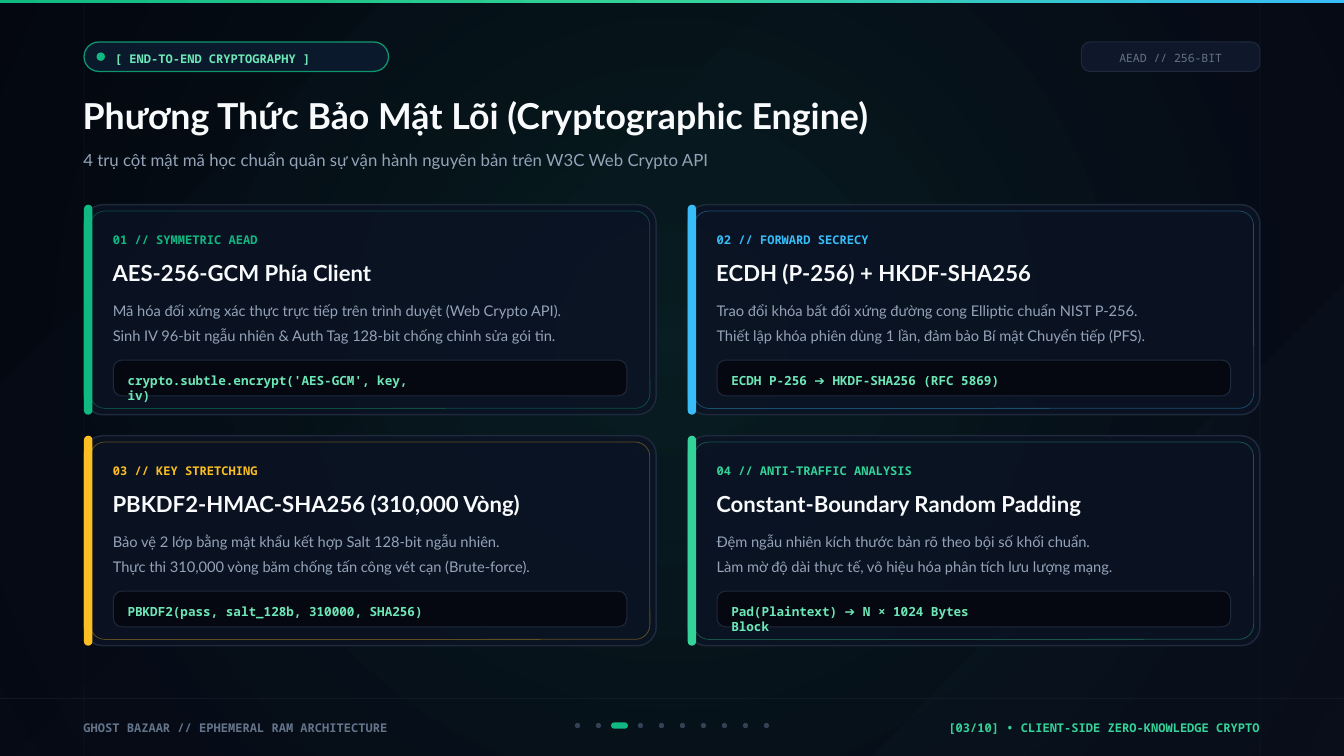
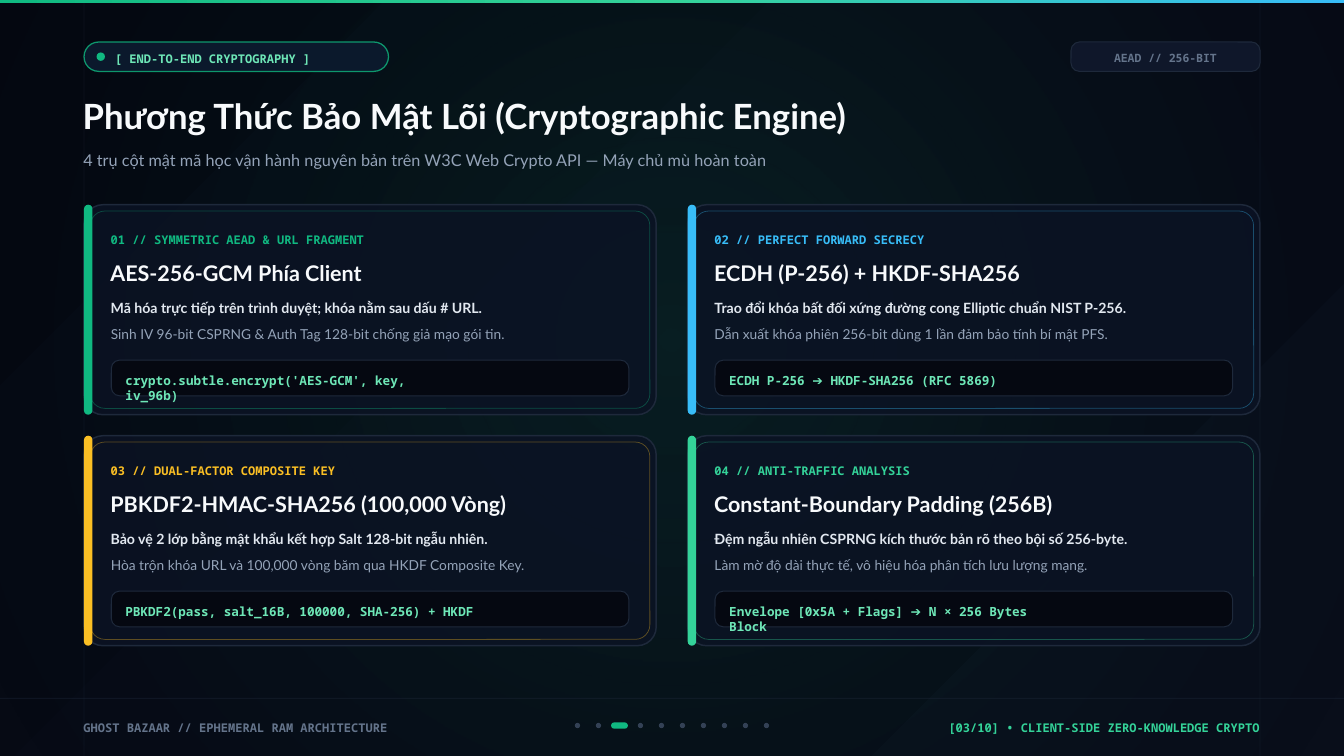
Before and after one commit to NgHuuPhu244/MQTT, a slide deck: slide 3 of Ghost_Bazaar_Presentation_Deck.pptx. Drawn at 1344x756 pixels with LibreOffice and Linux fonts; fonts in the diff are those of the drawing. Boxes give left, top, right and bottom in pixels: in the first picture for what was removed or moved away, otherwise in the second. Text is boxed around its words. In the diff, an @@ line names an element or a change of style, - is before the commit and + after.

Commit message:
fix(ppt): fix SVG bounds overlap, text overflow, Vietnamese word splitting, and sync crypto specs (100k PBKDF2, 256B padding)

```diff
--- a/Ghost_Bazaar_Presentation_Deck.pptx
+++ b/Ghost_Bazaar_Presentation_Deck.pptx
@@ rounded rectangle: place and size @@
-rounded rectangle at [1082, 42, 1260, 72]
+rounded rectangle at [1071, 42, 1260, 72]
@@ text "AEAD // 256-BIT" at [1114, 54, 1217, 62]: bold on @@
@@ text "Phương Thức Bảo Mật Lõi ..." at [83, 102, 846, 136]: size 25.5 to 24.8 pt @@
@@ text at [83, 154, 766, 169]: text changed; size 12 to 11.6 pt @@
-4 trụ cột mật mã học chuẩn quân sự vận hành nguyên bản trên W3C Web Crypto API
+4 trụ cột mật mã học vận hành nguyên bản trên W3C Web Crypto API — Máy chủ mù hoàn toàn
@@ text at [111, 235, 364, 244]: text changed @@
-01 // SYMMETRIC AEAD
+01 // SYMMETRIC AEAD & URL FRAGMENT
@@ text at [714, 235, 925, 244]: text changed @@
-02 // FORWARD SECRECY
+02 // PERFECT FORWARD SECRECY
@@ text "AES-256-GCM Phía Client" at [110, 265, 362, 281]: size 15.8 to 15.4 pt @@
@@ text "ECDH (P-256) + HKDF-SHA256" at [714, 264, 1020, 284]: size 15.8 to 15.4 pt @@
@@ text "Trao đổi khóa bất đối ..." at [714, 301, 1126, 316]: size 10.5 to 10.1 pt, text colour #94A3B8 to #E2E8F0, bold on @@
@@ text at [111, 328, 504, 342]: text changed; size 10.5 to 9.8 pt @@
-Sinh IV 96-bit ngẫu nhiên & Auth Tag 128-bit chống chỉnh sửa gói tin.
+Sinh IV 96-bit CSPRNG & Auth Tag 128-bit chống giả mạo gói tin.
@@ text at [111, 301, 482, 316]: text changed; size 10.5 to 10.1 pt; text colour #94A3B8 to #E2E8F0; bold on @@
-Mã hóa đối xứng xác thực trực tiếp trên trình duyệt (Web Crypto API).
+Mã hóa trực tiếp trên trình duyệt; khóa nằm sau dấu # URL.
@@ text at [714, 327, 1108, 342]: text changed; size 10.5 to 9.8 pt @@
-Thiết lập khóa phiên dùng 1 lần, đảm bảo Bí mật Chuyển tiếp (PFS).
+Dẫn xuất khóa phiên 256-bit dùng 1 lần đảm bảo tính bí mật PFS.
@@ text at [125, 375, 405, 403]: text changed @@
-crypto.subtle.encrypt('AES-GCM', key, iv)
+crypto.subtle.encrypt('AES-GCM', key, iv_96b)
@@ fill #0B1324 at 84% opacity to #0B1324 at 85% opacity in 4 elements at [84, 205, 656, 414], [688, 205, 1260, 414], [84, 436, 656, 645], [688, 436, 1260, 645] @@
@@ text at [111, 466, 335, 475]: text changed @@
-03 // KEY STRETCHING
+03 // DUAL-FACTOR COMPOSITE KEY
@@ text at [110, 495, 506, 516]: text changed; size 15.8 to 15.4 pt @@
-PBKDF2-HMAC-SHA256 (310,000 Vòng)
+PBKDF2-HMAC-SHA256 (100,000 Vòng)
@@ text at [714, 495, 1052, 516]: text changed; size 15.8 to 15.4 pt @@
-Constant-Boundary Random Padding
+Constant-Boundary Padding (256B)
@@ text "Bảo vệ 2 lớp bằng ..." at [111, 532, 487, 547]: size 10.5 to 10.1 pt, text colour #94A3B8 to #E2E8F0, bold on @@
@@ text at [714, 532, 1127, 547]: text changed; size 10.5 to 10.1 pt; text colour #94A3B8 to #E2E8F0; bold on @@
-Đệm ngẫu nhiên kích thước bản rõ theo bội số khối chuẩn.
+Đệm ngẫu nhiên CSPRNG kích thước bản rõ theo bội số 256-byte.
@@ text at [111, 560, 525, 573]: text changed; size 10.5 to 9.8 pt @@
-Thực thi 310,000 vòng băm chống tấn công vét cạn (Brute-force).
+Hòa trộn khóa URL và 100,000 vòng băm qua HKDF Composite Key.
@@ text "Làm mờ độ dài thực ..." at [714, 559, 1087, 573]: size 10.5 to 9.8 pt @@
@@ text at [125, 606, 473, 619]: text changed @@
-PBKDF2(pass, salt_128b, 310000, SHA256)
+PBKDF2(pass, salt_16B, 100000, SHA-256) + HKDF
@@ text at [729, 606, 1027, 631]: text changed @@
-Pad(Plaintext) ➔ N × 1024 Bytes Block
+Envelope [0x5A + Flags] ➔ N × 256 Bytes Block
```
Also in this commit, not shown: 9 other slides changed, 1 other file.
